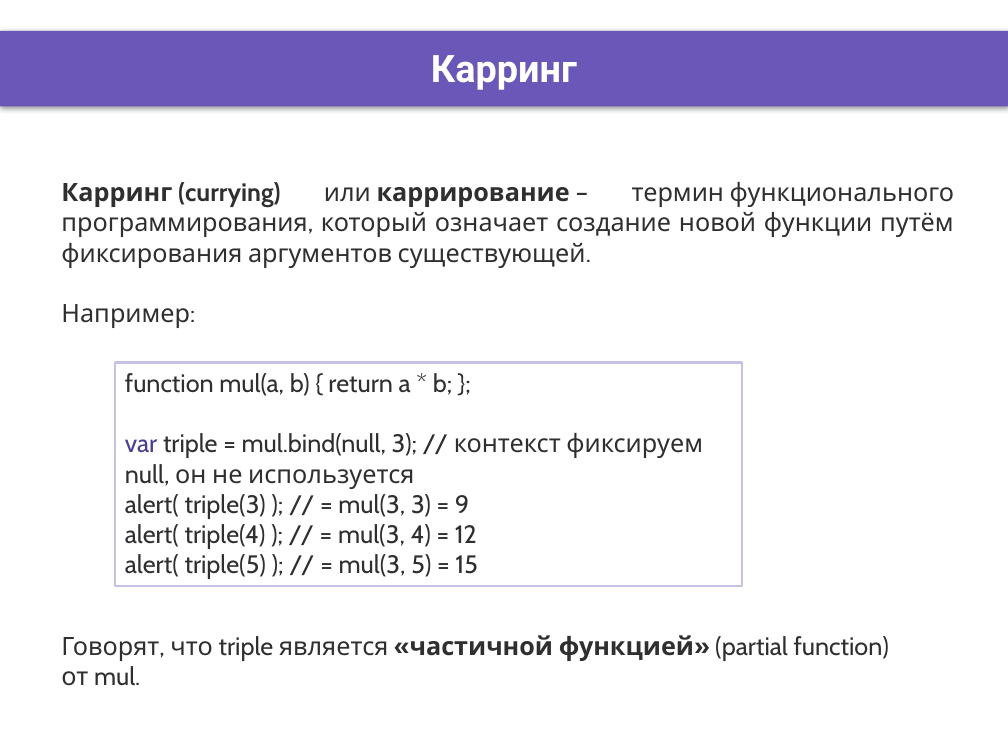
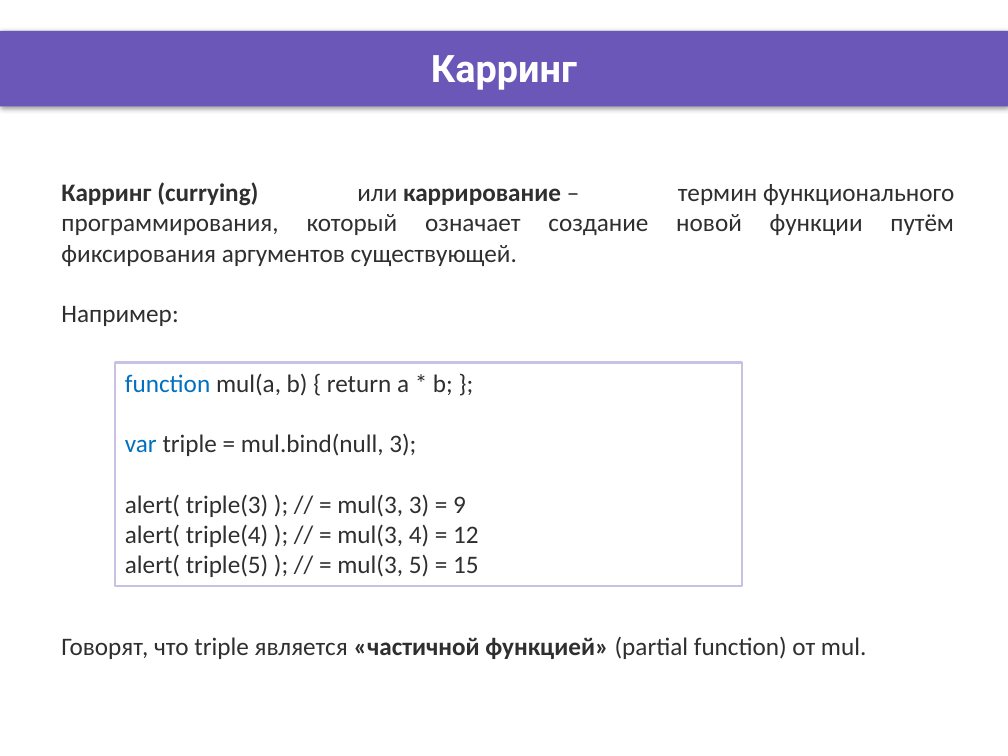
Before and after one commit to DinamickaDevelopment/ignite, a slide deck: slide 5 of JS/004_lesson/Presentation/Context_this.pptx (slide 4 before the commit). Drawn at 1008x756 pixels with LibreOffice and Linux fonts; fonts in the diff are those of the drawing; background and template pictures are left out. Boxes give left, top, right and bottom in pixels: in the first picture for what was removed or moved away, otherwise in the second. Text is boxed around its words. In the diff, an @@ line names an element or a change of style, - is before the commit and + after.

```diff
--- a/JS/004_lesson/Presentation/Context_this.pptx
+++ b/JS/004_lesson/Presentation/Context_this.pptx
@@ text "Карринг (currying) или каррирование – ..." at [61, 182, 953, 659]: font Cabin to Calibri @@
@@ text in rectangle at [125, 374, 479, 577]: font Cabin to Calibri in "function mul(a, b) { return a * ...", "alert( triple(3) ); // = mul(3, 3) ...", "alert( triple(4) ); // = mul(3, 4) ...", "alert( triple(5) ); // = mul(3, 5) ..."; text colour #2F2F2F to #0070C0 in "function" @@
@@ text in rectangle at [125, 434, 416, 456]: text changed; font Cabin to Calibri @@
-var triple = mul.bind(null, 3); // контекст фиксируем null, он не используется
+var triple = mul.bind(null, 3);
```
Also in this commit, not shown: 3 other slides changed, 7 other files.
